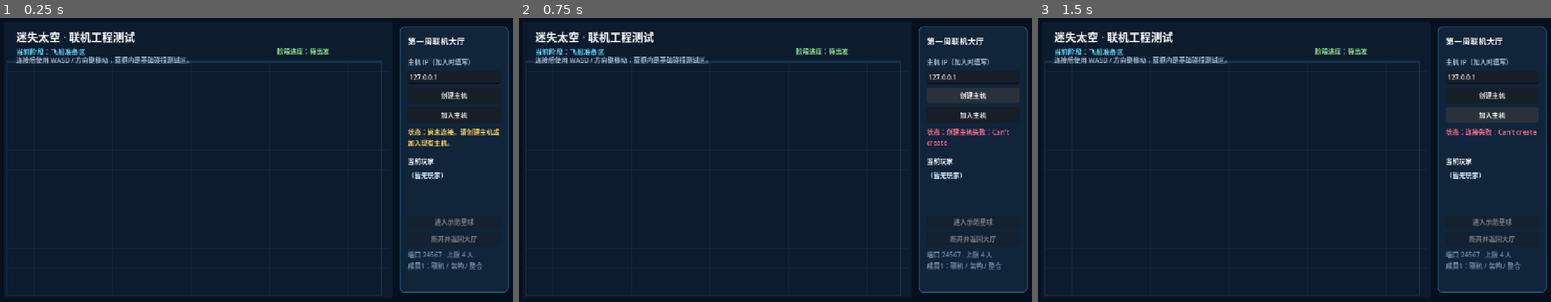
Above: before the commit, frames 1-3 (left to right).
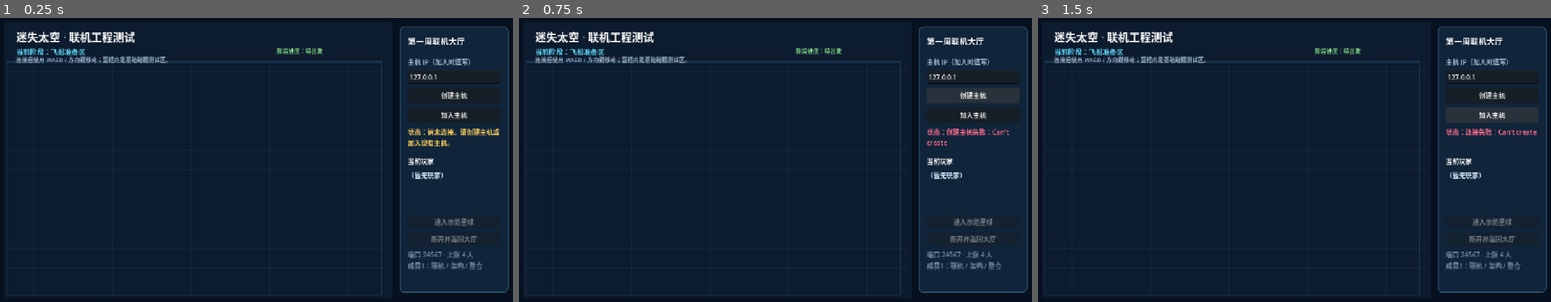
Above: after the commit, the same moments.

Repository: FOXSGX/Lost-in-Space
Game: Godot game, scene res://scenes/main.tscn
Two runs of this game, one before a commit and one after it. Both use one fixed random seed, a clock stepped at 60 frames per second and the inputs below.
Inputs:
- Up to frame 1 (0.25 s): no input
- Up to frame 2 (0.75 s): click "创建主机" at 0.5 s
- Up to frame 3 (1.5 s): click "加入主机" at 1.25 s

The runs differ from the first frame. In frame 1, 0.7% of the frame differs, in the area x 3-65%, y 10-17%; in frame 2, 0.7%; in frame 3, 0.7%.

Commit message:
修复敌人追踪与示范星球界面排版

Diff:
--- a/game/scripts/enemy.gd
+++ b/game/scripts/enemy.gd
@@ -30,15 +30,22 @@
         _has_target_position = true
 
 func server_tick(delta: float, players: Dictionary) -> Dictionary:
-    if target == null or not is_instance_valid(target):
+    var current_target := target as NetworkPlayer
+    if current_target == null or not is_instance_valid(current_target) \
+            or current_target.downed or not players.has(current_target.peer_id):
+        target = null
         var nearest := INF
         for candidate in players.values():
-            var distance := global_position.distance_to(candidate.global_position)
+            var player := candidate as NetworkPlayer
+            if player == null or not is_instance_valid(player) or player.downed:
+                continue
+            var distance := global_position.distance_to(player.global_position)
             if distance < nearest:
                 nearest = distance
-                target = candidate
+                target = player
     if target == null:
-        return {}
+        velocity = Vector2.ZERO
+        return {"sync": sync_timer >= 0.05}
     var distance := global_position.distance_to(target.global_position)
     if distance > ATTACK_RANGE:
         velocity = global_position.direction_to(target.global_position) * SPEED
--- a/game/scripts/main.gd
+++ b/game/scripts/main.gd
@@ -419,18 +419,25 @@
 
     stage_hint = Label.new()
     stage_hint.position = Vector2(52, 103)
+    stage_hint.size = Vector2(590, 42)
+    stage_hint.autowrap_mode = TextServer.AUTOWRAP_WORD_SMART
+    stage_hint.add_theme_font_size_override("font_size", 14)
     stage_hint.add_theme_color_override("font_color", Color("#9fb4c8"))
     stage_hint.text = "连接后使用 WASD / 方向键移动；玩家会在所有实例中同步显示。"
     layer.add_child(stage_hint)
 
     progress_label = Label.new()
     progress_label.position = Vector2(690, 82)
+    progress_label.size = Vector2(280, 24)
+    progress_label.autowrap_mode = TextServer.AUTOWRAP_WORD_SMART
     progress_label.add_theme_color_override("font_color", Color("#8be28b"))
-    progress_label.add_theme_font_size_override("font_size", 16)
+    progress_label.add_theme_font_size_override("font_size", 14)
     layer.add_child(progress_label)
 
     vitals_label = Label.new()
     vitals_label.position = Vector2(690, 104)
+    vitals_label.size = Vector2(280, 22)
+    vitals_label.autowrap_mode = TextServer.AUTOWRAP_WORD_SMART
     vitals_label.add_theme_color_override("font_color", Color("#61dafb"))
     vitals_label.add_theme_font_size_override("font_size", 14)
     layer.add_child(vitals_label)
@@ -1022,12 +1029,10 @@
     if not progress_label:
         return
     if current_stage == "demo":
-        var extraction_text := ""
+        var extraction_text := "撤离-"
         if extraction_enabled:
-            extraction_text = "　撤离集合 %.1f / %.1f" % [extraction_progress, EXTRACTION_HOLD_TIME]
-        else:
-            extraction_text = "　撤离：清敌、扫描、投送未完成"
-        progress_label.text = "信标 %d / %d　资源 %d / %d%s" % [
+            extraction_text = "撤离 %.1f/%.1f" % [extraction_progress, EXTRACTION_HOLD_TIME]
+        progress_label.text = "信标%d/%d 资源%d/%d %s" % [
             activated_demo_beacon_ids.size(), demo_beacons.size(),
             deposited_resources, resource_crates.size(),
             extraction_text,
